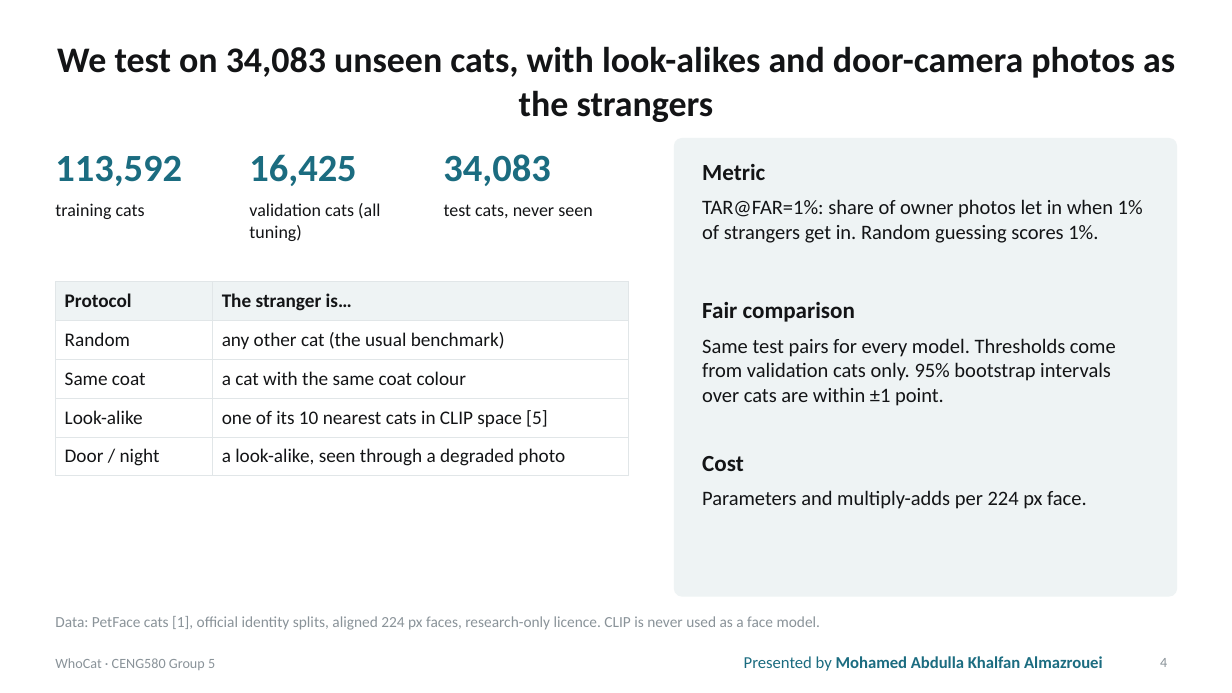
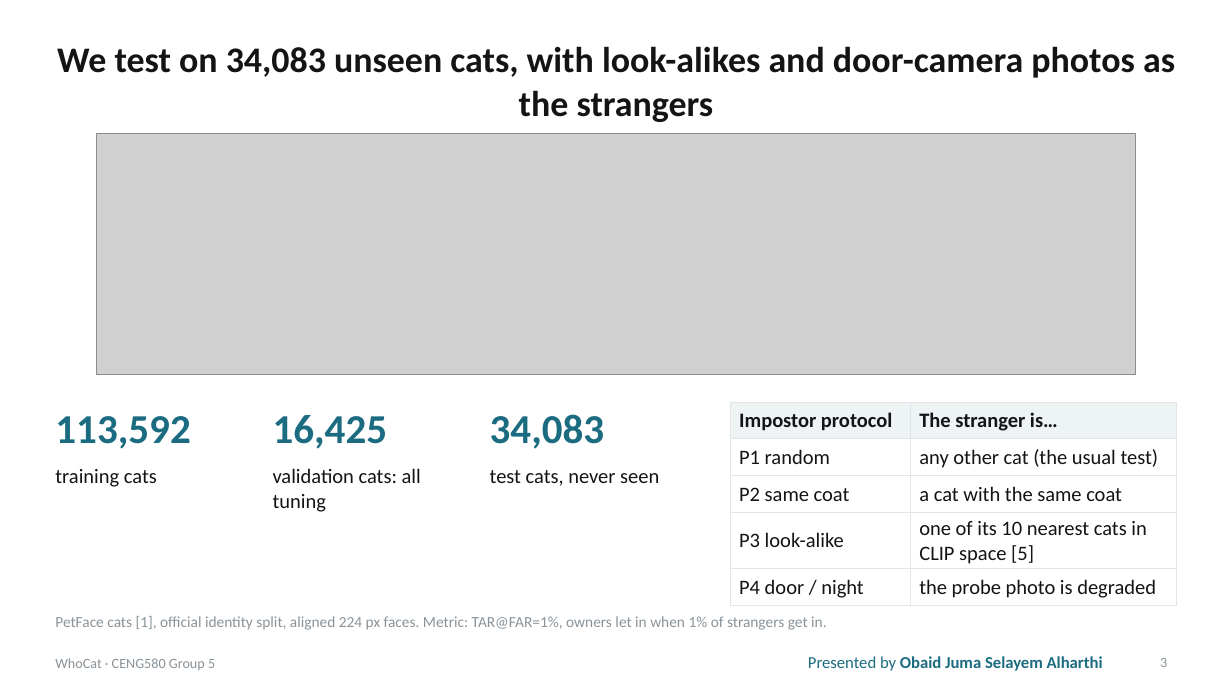
Before and after one commit to mustafanfj/WhoCat, a slide deck: slide 3 of paper/WhoCat_CENG580_Presentation.pptx (slide 4 before the commit). Drawn at 1232x693 pixels with LibreOffice and Linux fonts; fonts in the diff are those of the drawing; grey boxes stand for pictures. Boxes give left, top, right and bottom in pixels: in the first picture for what was removed or moved away, otherwise in the second. Text is boxed around its words. In the diff, an @@ line names an element or a change of style, - is before the commit and + after.

```diff
--- a/paper/WhoCat_CENG580_Presentation.pptx
+++ b/paper/WhoCat_CENG580_Presentation.pptx
@@ picture added at (x1=96, y1=134, x2=1135, y2=374) @@
@@ rounded rectangle removed at (x1=675, y1=139, x2=1177, y2=596) @@
@@ text removed at (x1=702, y1=164, x2=765, y2=180) @@
-Metric
@@ text removed at (x1=702, y1=302, x2=855, y2=322) @@
-Fair comparison
@@ text removed at (x1=702, y1=338, x2=1116, y2=406) @@
-Same test pairs for every model. Thresholds come from validation cats only. 95% bootstrap intervals over cats are within ±1 point.
@@ text "113,592" moved from (x1=55, y1=155, x2=182, y2=186) to (x1=55, y1=416, x2=190, y2=449) @@
@@ text "16,425" moved from (x1=249, y1=154, x2=356, y2=186) to (x1=273, y1=415, x2=388, y2=449) @@
@@ size 30 to 32 pt in 3 elements at (x1=55, y1=416, x2=190, y2=449), (x1=273, y1=415, x2=388, y2=449), (x1=490, y1=414, x2=605, y2=449) @@
@@ text "34,083" moved from (x1=443, y1=154, x2=550, y2=186) to (x1=490, y1=414, x2=605, y2=449) @@
@@ table at (x1=730, y1=402, x2=1177, y2=602) @@
-row 1, column 1: Protocol
+row 1, column 1: Impostor protocol
-row 2, column 1: Random
+row 2, column 1: P1 random
-row 2, column 2: any other cat (the usual benchmark)
+row 2, column 2: any other cat (the usual test)
-row 3, column 1: Same coat
+row 3, column 1: P2 same coat
-row 3, column 2: a cat with the same coat colour
+row 3, column 2: a cat with the same coat
-row 4, column 1: Look-alike
+row 4, column 1: P3 look-alike
-row 5, column 1: Door / night
+row 5, column 1: P4 door / night
-row 5, column 2: a look-alike, seen through a degraded photo
+row 5, column 2: the probe photo is degraded
@@ size 15 to 16 pt in "The stranger is…", "one of its 10 nearest cats in ..." @@
@@ table resized from (x1=55, y1=282, x2=628, y2=470) to (x1=730, y1=402, x2=1177, y2=602) @@
@@ text "training cats" moved from (x1=55, y1=203, x2=145, y2=219) to (x1=55, y1=469, x2=157, y2=487) @@
@@ text "training cats" at (x1=55, y1=469, x2=157, y2=487): size 14 to 16 pt @@
@@ text at (x1=273, y1=468, x2=421, y2=512): text changed; size 14 to 16 pt @@
-validation cats (all tuning)
+validation cats: all tuning
@@ text "test cats, never seen" at (x1=490, y1=470, x2=659, y2=486): size 14 to 16 pt @@
@@ text "test cats, never seen" moved from (x1=444, y1=204, x2=592, y2=218) to (x1=490, y1=470, x2=659, y2=486) @@
@@ text removed at (x1=702, y1=456, x2=744, y2=471) @@
-Cost
@@ text removed at (x1=702, y1=490, x2=1087, y2=509) @@
-Parameters and multiply-adds per 224 px face.
@@ text at (x1=55, y1=616, x2=826, y2=630): text changed; size 16 to 12 pt; text colour #131416 to #8A9399 @@
-TAR@FAR=1%: share of owner photos let in when 1% of strangers get in. Random guessing scores 1%.
+PetFace cats [1], official identity split, aligned 224 px faces. Metric: TAR@FAR=1%, owners let in when 1% of strangers get in.
@@ text removed at (x1=55, y1=616, x2=821, y2=630) @@
-Data: PetFace cats [1], official identity splits, aligned 224 px faces, research-only licence. CLIP is never used as a face model.
@@ text at (x1=808, y1=656, x2=1103, y2=671): text changed @@
-Presented by Mohamed Abdulla Khalfan Almazrouei
+Presented by Obaid Juma Selayem Alharthi
@@ page number at (x1=1160, y1=658, x2=1167, y2=667): text changed @@
-4
+3
```
Also in this commit, not shown: 6 other slides changed, 5 slides added, 1 slide removed.
